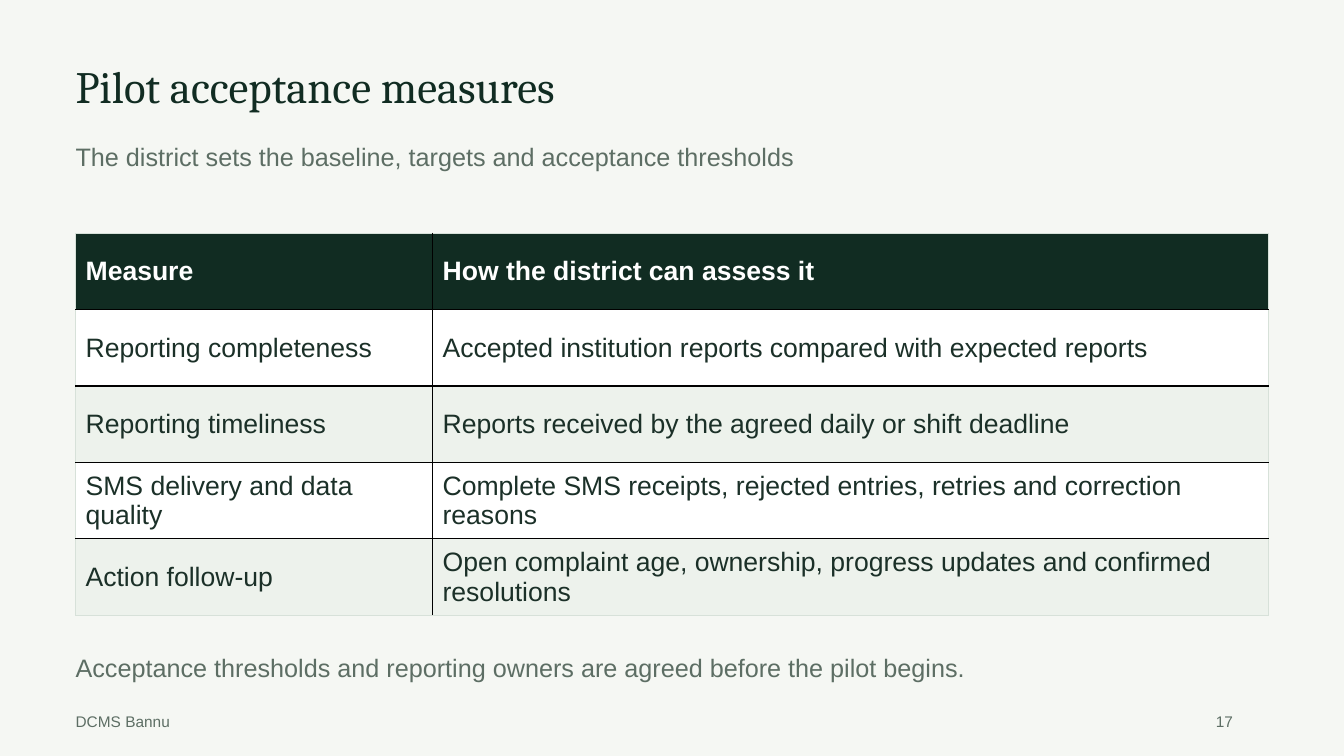
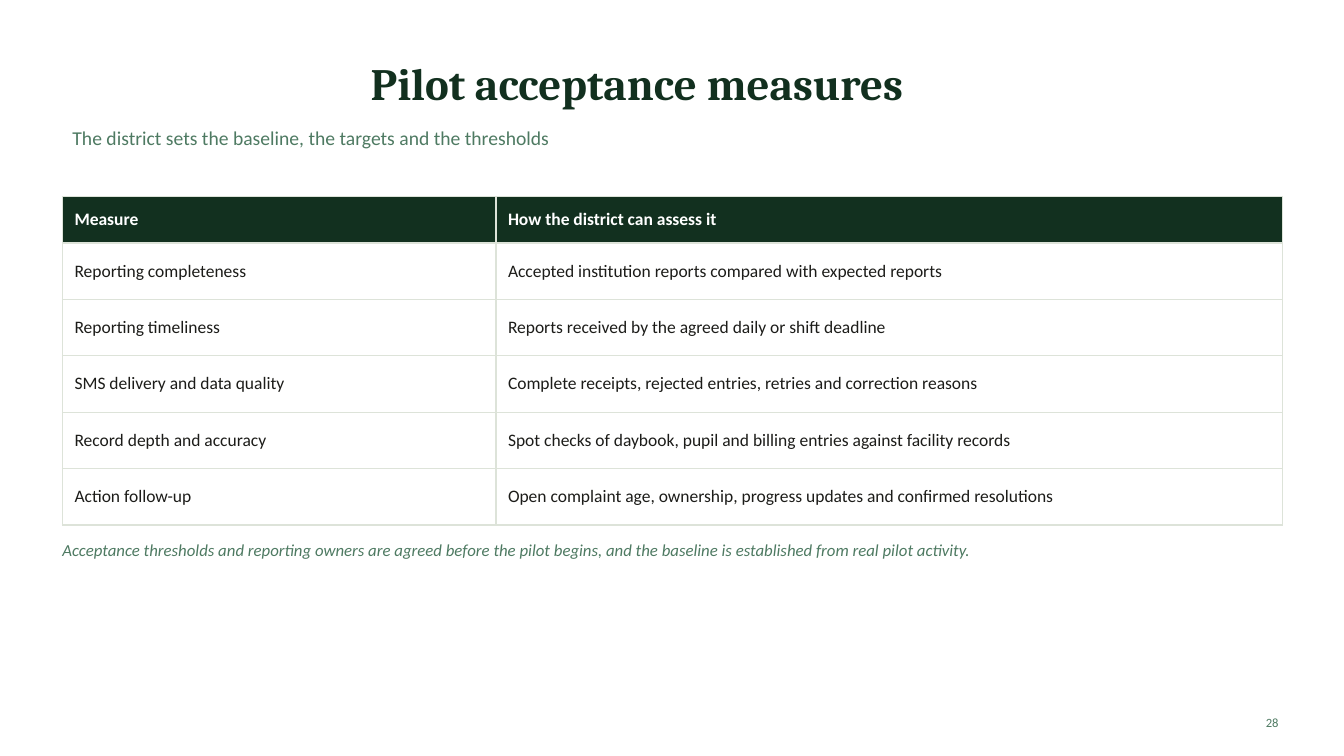
Before and after one commit to rizjaved8949/DC-Bannu-Portal, a slide deck: slide 28 of docs/DCMS_Bannu_Client_Pitch.pptx (slide 17 before the commit). Drawn at 1344x756 pixels with LibreOffice and Linux fonts; fonts in the diff are those of the drawing. Boxes give left, top, right and bottom in pixels: in the first picture for what was removed or moved away, otherwise in the second. Text is boxed around its words. In the diff, an @@ line names an element or a change of style, - is before the commit and + after.

```diff
--- a/docs/DCMS_Bannu_Client_Pitch.pptx
+++ b/docs/DCMS_Bannu_Client_Pitch.pptx
@@ background #F5F7F3 to #FFFFFF @@
@@ title "Pilot acceptance measures": place and size @@
-title "Pilot acceptance measures" at <box>76,72,555,113</box>
+title "Pilot acceptance measures" at <box>371,69,903,110</box>
@@ title "Pilot acceptance measures" at <box>371,69,903,110</box>: text colour #112C22 to #12301F, bold on; alignment left to centre; line spacing 1.08 to 1; vertical alignment top to middle @@
@@ text at <box>72,131,549,149</box>: text changed; size 18 to 14 pt; font Arial to Calibri; text colour #5D6E64 to #4E7A62 @@
-The district sets the baseline, targets and acceptance thresholds
+The district sets the baseline, the targets and the thresholds
@@ table at <box>63,197,1282,509</box> @@
-row 4: SMS delivery and data quality | Complete SMS receipts, rejected entries, retries and correction reasons
+row 4: SMS delivery and data quality | Complete receipts, rejected entries, retries and correction reasons
+row 5: Record depth and accuracy | Spot checks of daybook, pupil and billing entries against facility records
@@ table: place and size @@
-table at <box>76,233,1268,615</box>
+table at <box>63,197,1282,509</box>
@@ text "Acceptance thresholds and reporting owners ..." at <box>62,544,970,559</box>: vertical alignment top to middle @@
@@ text at <box>62,544,970,559</box>: text changed; size 18 to 12 pt; font Arial to Calibri; text colour #5D6E64 to #4E7A62; italic on @@
-Acceptance thresholds and reporting owners are agreed before the pilot begins.
+Acceptance thresholds and reporting owners are agreed before the pilot begins, and the baseline is established from real pilot activity.
@@ text removed at <box>76,716,170,727</box> @@
-DCMS Bannu
@@ text removed at <box>1216,716,1233,727</box> @@
-17
@@ page number added at <box>1266,718,1279,727</box>, 9 pt, text #4E7A62 @@
+28
```
Also in this commit, not shown: 11 other slides changed, 19 slides added, 8 slides removed, 25 other files.
